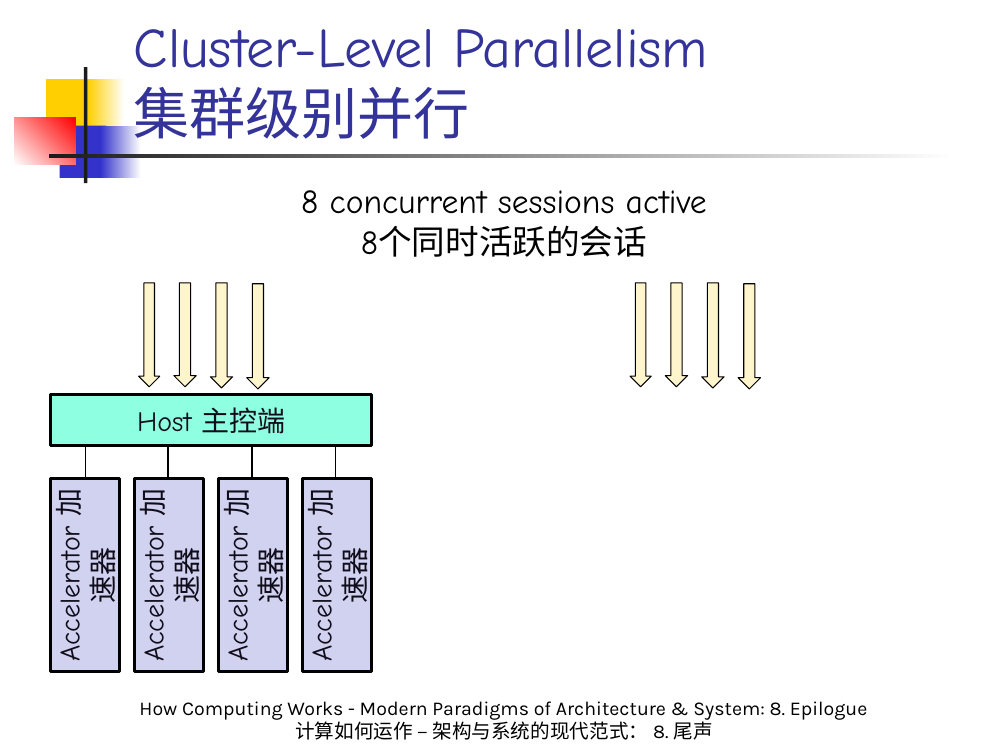
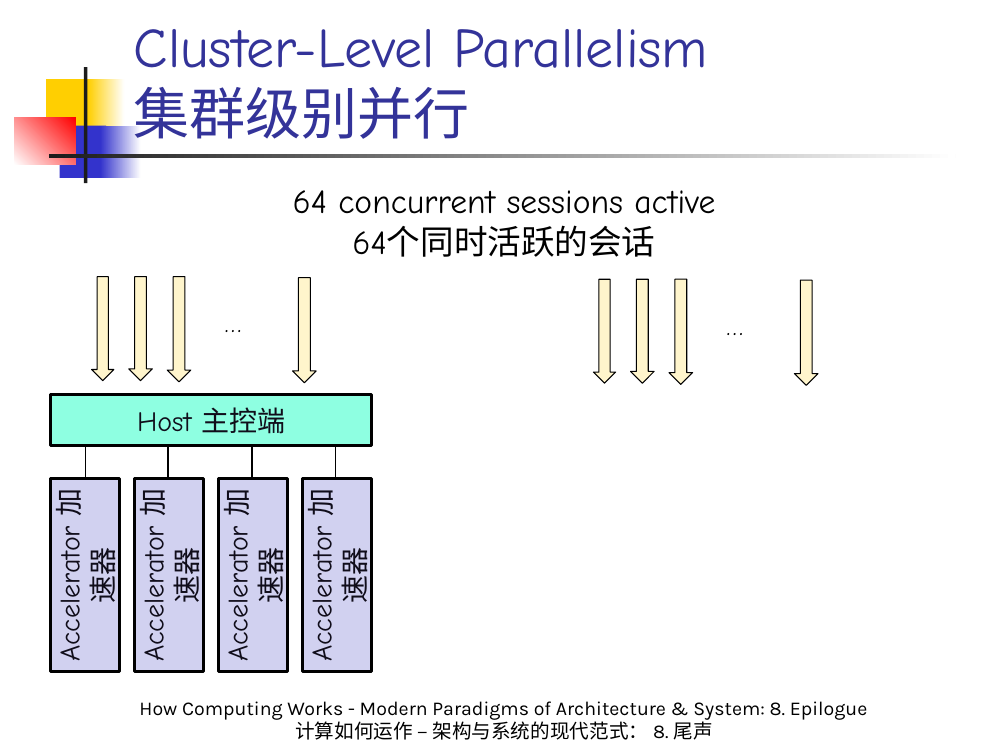
Before and after one commit to licongintel/courseMaterial, a slide deck: slide 35 of HCWMPA&S/Slides/8. Epilogue.pptx. Drawn at 1008x756 pixels with LibreOffice and Linux fonts; fonts in the diff are those of the drawing. Boxes give left, top, right and bottom in pixels: in the first picture for what was removed or moved away, otherwise in the second. Text is boxed around its words. In the diff, an @@ line names an element or a change of style, - is before the commit and + after.

```diff
--- a/HCWMPA&S/Slides/8. Epilogue.pptx
+++ b/HCWMPA&S/Slides/8. Epilogue.pptx
@@ text at box(293, 190, 715, 257): text changed @@
-8 concurrent sessions active
-8个同时活跃的会话
+64 concurrent sessions active
+64个同时活跃的会话
@@ right arrow: place and size @@
-right arrow at box(211, 283, 233, 388)
+right arrow at box(91, 277, 113, 381)
@@ right arrow: place and size @@
-right arrow at box(138, 283, 159, 387)
+right arrow at box(129, 276, 152, 380)
@@ right arrow: place and size @@
-right arrow at box(174, 283, 196, 387)
+right arrow at box(167, 277, 190, 382)
@@ right arrow: place and size @@
-right arrow at box(247, 284, 269, 389)
+right arrow at box(293, 278, 316, 383)
@@ right arrow: place and size @@
-right arrow at box(702, 283, 724, 388)
+right arrow at box(593, 280, 615, 384)
@@ right arrow: place and size @@
-right arrow at box(630, 283, 651, 387)
+right arrow at box(631, 279, 654, 383)
@@ right arrow: place and size @@
-right arrow at box(666, 283, 688, 387)
+right arrow at box(669, 280, 692, 385)
@@ right arrow: place and size @@
-right arrow at box(738, 284, 760, 389)
+right arrow at box(795, 280, 818, 385)
@@ text added at box(215, 302, 279, 343), 18 pt, text #000000 @@
+…
@@ text added at box(717, 305, 781, 346), 18 pt, text #000000 @@
+…
```
Also in this commit, not shown: 6 other slides changed, 3 slides added, 1 other file.
